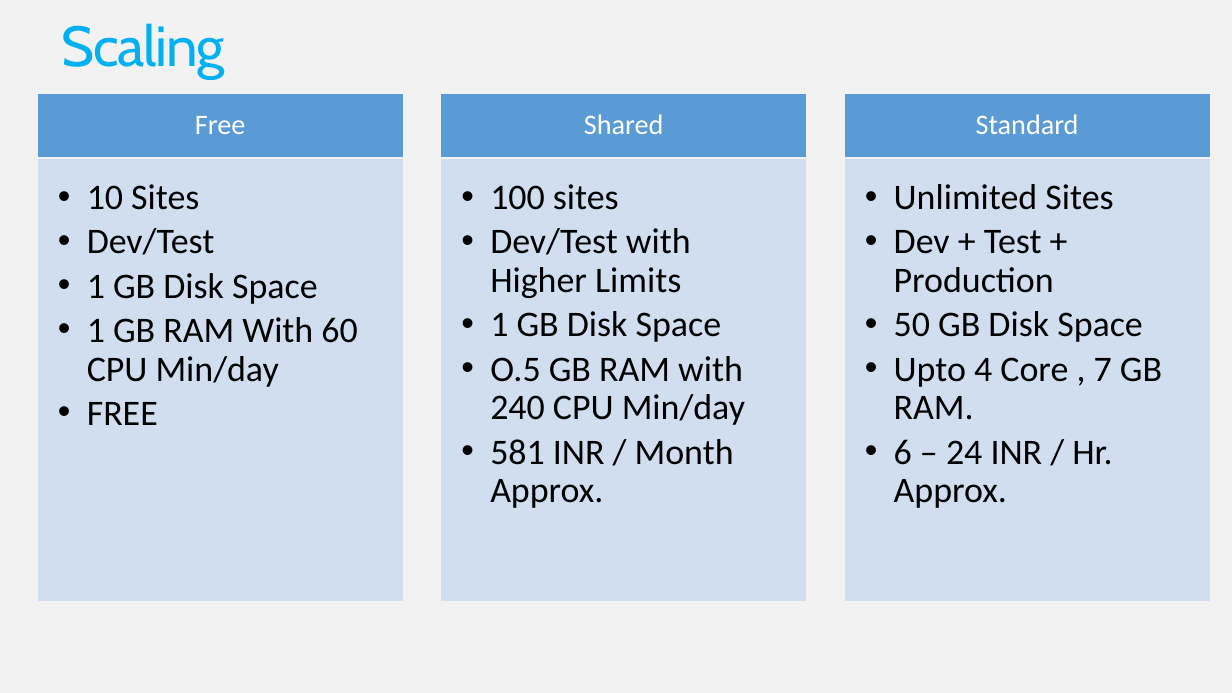
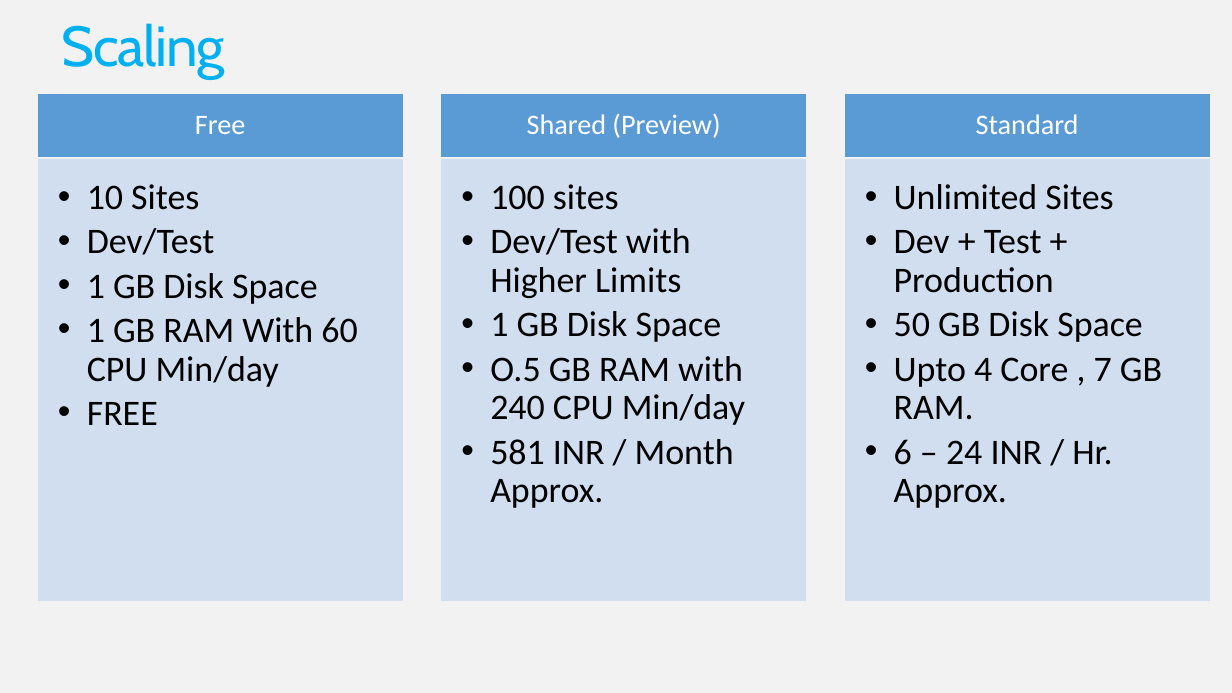
Before and after one commit to FutureUnleashed/OSS, a slide deck: slide 9 of PHP/Future Unleashed_PHPWebApp.pptx (slide 8 before the commit). Drawn at 1232x693 pixels with LibreOffice and Linux fonts; fonts in the diff are those of the drawing; background and template pictures are left out. Boxes give left, top, right and bottom in pixels: in the first picture for what was removed or moved away, otherwise in the second. Text is boxed around its words. In the diff, an @@ line names an element or a change of style, - is before the commit and + after.

```diff
--- a/PHP/Future Unleashed_PHPWebApp.pptx
+++ b/PHP/Future Unleashed_PHPWebApp.pptx
@@ text at [527,113,720,138]: text changed @@
-Shared
+Shared (Preview)
```
Also in this commit, not shown: 6 other slides changed, 2 slides added, 1 other file.
